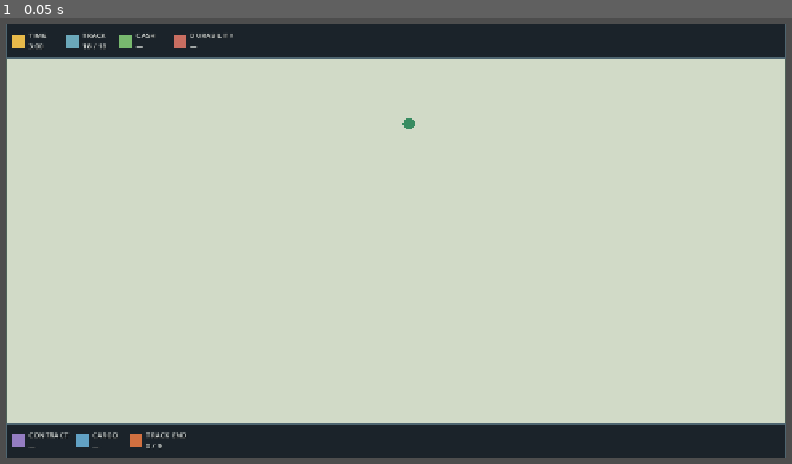
Above: before the commit, frame 1.
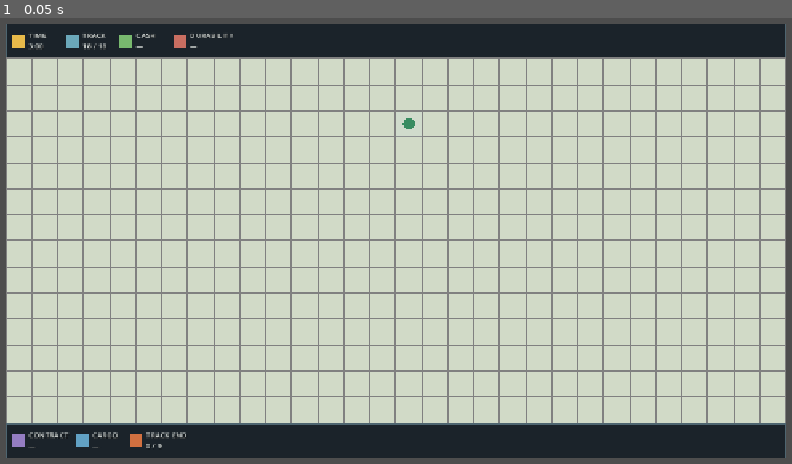
Above: after the commit, the same moment.

Repository: 2ji1/Project_MoeRailWay
Game: Godot game, scene res://src/app/prototype_app.tscn
The game is run twice, just before and just after one commit, with the same random seed, the same clock (stepped at 60 frames per second) and the same inputs.
Inputs:
- Up to frame 1 (0.05 s): no input

The runs differ from the first frame. In frame 1, 8.9% of the frame differs, in the area x 0-100%, y 8-91%.

Commit message:
feat: render authoritative track field grid

Diff:
--- a/godot-project-moe-rail-way/src/presentation/track/track_field_view.gd
+++ b/godot-project-moe-rail-way/src/presentation/track/track_field_view.gd
@@ -16,6 +16,7 @@
 const DEPARTURE_COLOR := Color(0.22, 0.55, 0.38, 1.0)
 const TRAIN_COLOR := Color(0.82, 0.26, 0.20, 1.0)
 const HOVER_COLOR := Color(0.91, 0.73, 0.29, 0.72)
+const VALID_START_COLOR := Color(0.78, 0.88, 0.90, 0.16)
 const BUILT_WIDTH := 7.0
 const RESERVED_WIDTH := 4.0
 const DEPARTURE_RADIUS := 9.0
@@ -23,12 +24,17 @@
 const TRAIN_HALF_WIDTH := 7.0
 const INTERVAL_SAMPLE_COUNT := 9
 
+@export_color_no_alpha var grid_line_color := Color(0.5, 0.5, 0.5, 1.0):
+	set(value):
+		grid_line_color = Color(value.r, value.g, value.b, 1.0)
+
 var _session_configured := false
 var _session_logical_size := Vector2.ZERO
 var _grid_rect := Rect2()
 var _grid_size := Vector2i.ZERO
 var _selected_candidate_id := StringName()
 var _selected_departure_position := Vector2.ZERO
+var _selected_departure_cell := INVALID_CELL
 
 var _rasterizer = GridPointerRasterizerScript.new()
 var _crossed_cells: Array[Vector2i] = []
@@ -243,6 +249,7 @@
 	)
 	_selected_candidate_id = StringName(start_config.departure_candidate_id)
 	_selected_departure_position = Vector2(start_config.departure_position)
+	_selected_departure_cell = Vector2i(start_config.departure_cell)
 	if not _session_logical_size.is_equal_approx(field.get_logical_size()):
 		push_error("Configured logical field size must equal the authored field size")
 		return
@@ -350,6 +357,14 @@
 	}
 
 
+func _get_valid_start_cell() -> Vector2i:
+	if not _session_configured or _presented_state == SessionControllerScript.State.COMPLETED:
+		return INVALID_CELL
+	if _presented_cells.is_empty():
+		return _selected_departure_cell
+	return _presented_cells[-1].cell
+
+
 func _duplicate_records(source: Array) -> Array:
 	var copies: Array = []
 	for record in source:
@@ -389,6 +404,21 @@
 		return
 	var uniform_scale: float = content_rect.size.x / logical_size.x
 	draw_set_transform(content_rect.position, 0.0, Vector2.ONE * uniform_scale)
+	if _session_configured and _grid_size.x > 0 and _grid_size.y > 0:
+		var cell_size := Vector2(
+			_grid_rect.size.x / float(_grid_size.x),
+			_grid_rect.size.y / float(_grid_size.y)
+		)
+		for column in range(_grid_size.x + 1):
+			var x := _grid_rect.position.x + float(column) * cell_size.x
+			draw_line(Vector2(x, _grid_rect.position.y), Vector2(x, _grid_rect.end.y), grid_line_color)
+		for row in range(_grid_size.y + 1):
+			var y := _grid_rect.position.y + float(row) * cell_size.y
+			draw_line(Vector2(_grid_rect.position.x, y), Vector2(_grid_rect.end.x, y), grid_line_color)
+		var valid_start_cell := _get_valid_start_cell()
+		if valid_start_cell != INVALID_CELL:
+			var valid_start_rect := Rect2(_grid_rect.position + Vector2(valid_start_cell) * cell_size, cell_size)
+			draw_rect(valid_start_rect, VALID_START_COLOR, true)
 	for interval in _presented_intervals:
 		var points: PackedVector2Array = interval.points
 		if points.size() < 2:
--- a/godot-project-moe-rail-way/tests/unit/test_track_field_view_input.gd
+++ b/godot-project-moe-rail-way/tests/unit/test_track_field_view_input.gd
@@ -3,6 +3,9 @@
 const FIELD_SCENE_PATH := "res://src/presentation/track/logical_track_field.tscn"
 const SHELL_SCENE_PATH := "res://src/presentation/session/session_shell.tscn"
 const SessionStartConfigScript = preload("res://src/domain/session/session_start_config.gd")
+const SessionControllerScript = preload("res://src/domain/session/session_controller.gd")
+const SessionSnapshotScript = preload("res://src/domain/session/session_snapshot.gd")
+const TrackCellRecordScript = preload("res://src/domain/track/track_cell_record.gd")
 const TrackFieldViewScript = preload("res://src/presentation/track/track_field_view.gd")
 
 
@@ -11,6 +14,8 @@
 	_test_corner_order_and_consume_once()
 	_test_outside_and_right_cell_mapping()
 	_test_resize_and_nonzero_canvas_offset_preserve_cells()
+	_test_grid_observation_matches_authoritative_field()
+	_test_valid_start_observation_tracks_endpoint_and_completion()
 	return finish()
 
 
@@ -154,3 +159,50 @@
 	assert_equal(view.consume_input_frame().crossed_cells, before, "Resize changes scale, not grid cells")
 	assert_equal(fixture.parent.position, Vector2(137.0, 83.0), "Nonzero canvas offset is preserved")
 	fixture.parent.free()
+
+
+func _test_grid_observation_matches_authoritative_field() -> void:
+	var fixture := _fixture()
+	var observation: Dictionary = fixture.view.get_render_observation()
+	assert_equal(
+		observation.grid_rect,
+		Rect2(Vector2.ZERO, Vector2(1200.0, 560.0)),
+		"Grid observation preserves the configured authoritative field rectangle"
+	)
+	assert_equal(
+		fixture.view.grid_line_color,
+		Color(0.5, 0.5, 0.5, 1.0),
+		"Grid lines default to opaque fifty-percent gray"
+	)
+	fixture.view.grid_line_color = Color(0.25, 0.75, 1.0, 0.2)
+	assert_equal(
+		fixture.view.grid_line_color,
+		Color(0.25, 0.75, 1.0, 1.0),
+		"Grid lines remain opaque after programmatic color assignment"
+	)
+	fixture.parent.free()
+
+
+func _test_valid_start_observation_tracks_endpoint_and_completion() -> void:
+	var fixture := _fixture()
+	var first_record := TrackCellRecordScript.new(0, Vector2i(1, 0))
+	var last_record := TrackCellRecordScript.new(1, Vector2i(1, 1))
+	fixture.view.present(SessionSnapshotScript.new(
+		1, 0, 1, 60, true, SessionControllerScript.State.PREPARING_DEPARTURE,
+		[first_record, last_record]
+	))
+	assert_equal(
+		fixture.view.call("_get_valid_start_cell"),
+		Vector2i(1, 1),
+		"Valid-start highlight follows the last ordered active route cell"
+	)
+	fixture.view.present(SessionSnapshotScript.new(
+		1, 1, 0, 60, true, SessionControllerScript.State.COMPLETED,
+		[first_record, last_record]
+	))
+	assert_equal(
+		fixture.view.call("_get_valid_start_cell"),
+		Vector2i(-1, -1),
+		"Completed sessions hide the valid-start highlight"
+	)
+	fixture.parent.free()
